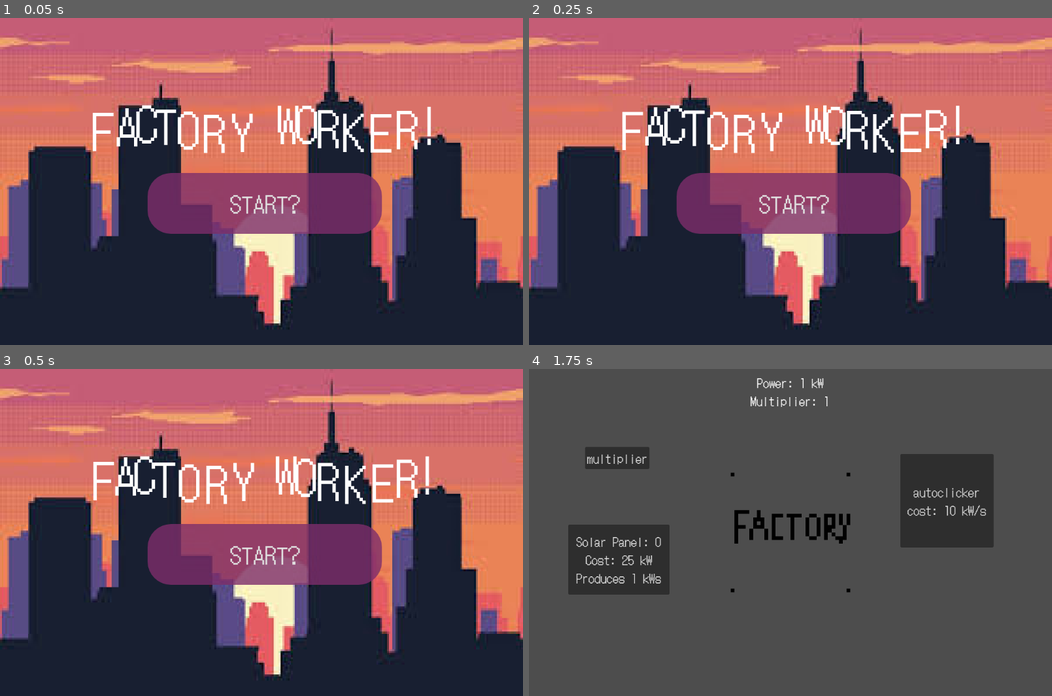
Above: before the commit, frames 1-4 (two rows, left to right).
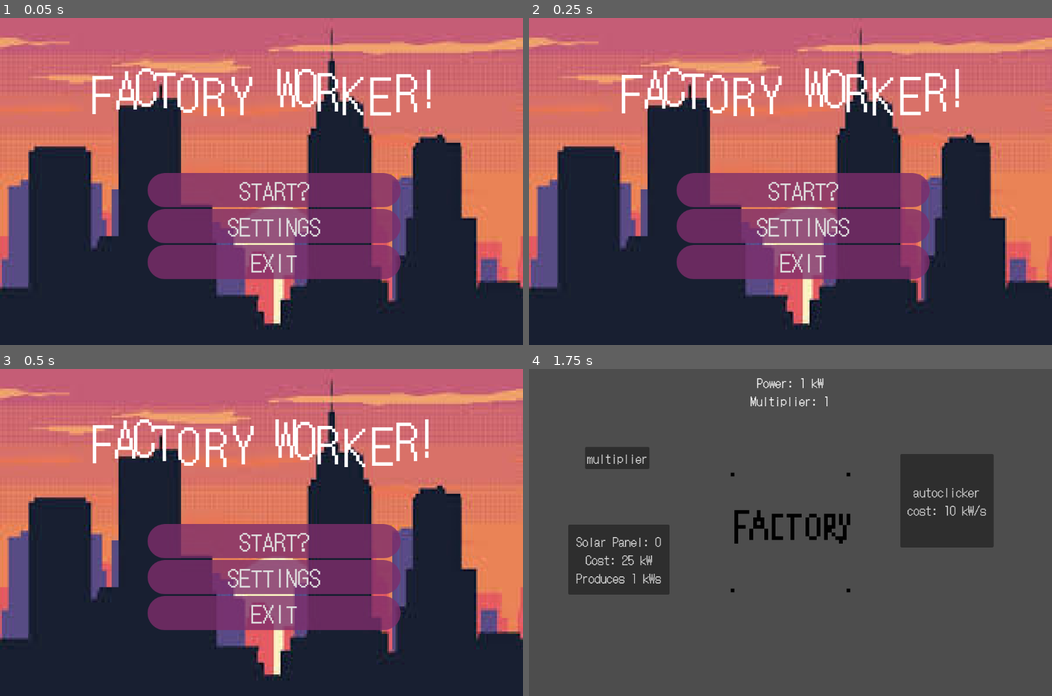
Above: after the commit, the same moments.

Repository: chu0029/SusGame
Game: Godot game, scene res://scenes/menu_start.tscn
The game is run twice, just before and just after one commit, with the same random seed, the same clock (stepped at 60 frames per second) and the same inputs.
Inputs (mouse positions are in pixels of both pictures, inside the frame that each line leads up to):
- Up to frame 1 (0.05 s): no input
- Up to frame 2 (0.25 s): no input
- Up to frame 3 (0.5 s): no input
- Up to frame 4 (1.75 s): click (800, 578) at 0.5 s, where only the run after the commit has a clickable "SETTINGS"; click (790, 532) at 1.25 s

The runs differ from the first frame. In frame 1, 13% of the frame differs, in the area x 17-83%, y 15-80%; in frame 2, 13%; in frame 3, 13%; in frame 4, nothing differs.
Error after the commit: Cannot call method 'change_scene_to_file' on a null value. (res://scripts/menu_start_script.gd:16)

Commit message:
tried to so menu stuuff

Diff:
--- a/scenes/menu_start.tscn
+++ b/scenes/menu_start.tscn
@@ -53,18 +53,39 @@
 grow_vertical = 2
 texture = ExtResource("2_4jmj5")
 
-[node name="Button" type="Button" parent="."]
+[node name="VBoxContainer" type="VBoxContainer" parent="."]
 layout_mode = 0
 offset_left = 316.0
 offset_top = 332.0
-offset_right = 818.0
-offset_bottom = 462.0
+offset_right = 858.0
+offset_bottom = 641.0
+
+[node name="start" type="Button" parent="VBoxContainer"]
+layout_mode = 2
 theme_override_fonts/font = ExtResource("3_phe8i")
 theme_override_font_sizes/font_size = 50
 theme_override_styles/hover = SubResource("StyleBoxFlat_tc6ix")
 theme_override_styles/pressed = SubResource("StyleBoxFlat_phe8i")
 theme_override_styles/normal = SubResource("StyleBoxFlat_4jmj5")
 text = "START?"
+
+[node name="settings" type="Button" parent="VBoxContainer"]
+layout_mode = 2
+theme_override_fonts/font = ExtResource("3_phe8i")
+theme_override_font_sizes/font_size = 50
+theme_override_styles/hover = SubResource("StyleBoxFlat_tc6ix")
+theme_override_styles/pressed = SubResource("StyleBoxFlat_phe8i")
+theme_override_styles/normal = SubResource("StyleBoxFlat_4jmj5")
+text = "SETTINGS"
+
+[node name="exit" type="Button" parent="VBoxContainer"]
+layout_mode = 2
+theme_override_fonts/font = ExtResource("3_phe8i")
+theme_override_font_sizes/font_size = 50
+theme_override_styles/hover = SubResource("StyleBoxFlat_tc6ix")
+theme_override_styles/pressed = SubResource("StyleBoxFlat_phe8i")
+theme_override_styles/normal = SubResource("StyleBoxFlat_4jmj5")
+text = "EXIT"
 
 [node name="RichTextLabel" type="RichTextLabel" parent="."]
 layout_mode = 1
@@ -73,10 +94,10 @@
 anchor_top = 0.5
 anchor_right = 0.5
 anchor_bottom = 0.5
-offset_left = -418.0
-offset_top = -195.0
-offset_right = 424.0
-offset_bottom = -39.0
+offset_left = -419.0
+offset_top = -274.0
+offset_right = 423.0
+offset_bottom = -118.0
 grow_horizontal = 2
 grow_vertical = 2
 theme_override_fonts/normal_font = ExtResource("3_phe8i")
@@ -90,4 +111,8 @@
 vertical_alignment = 1
 script = ExtResource("4_4jmj5")
 
-[connection signal="pressed" from="Button" to="." method="_on_button_pressed"]
+[connection signal="pressed" from="VBoxContainer/start" to="." method="_on_button_pressed"]
+[connection signal="pressed" from="VBoxContainer/settings" to="." method="_on_button_pressed"]
+[connection signal="pressed" from="VBoxContainer/settings" to="." method="_on_SETTINGS_pressed"]
+[connection signal="pressed" from="VBoxContainer/exit" to="." method="_on_button_pressed"]
+[connection signal="pressed" from="VBoxContainer/exit" to="." method="_on_exit_pressed"]
--- /dev/null
+++ b/scenes/settings_menu.tscn
@@ -0,0 +1,54 @@
+[gd_scene load_steps=3 format=3 uid="uid://bq0xsbmtovpmi"]
+
+[ext_resource type="Texture2D" uid="uid://0mbegryy0420" path="res://city pixal placeholder.jpg" id="1_05p07"]
+[ext_resource type="Script" uid="uid://bx0jdxb81hjsg" path="res://scripts/settings_menu.gd" id="1_cr101"]
+
+[node name="settings menu" type="Control"]
+layout_mode = 3
+anchors_preset = 15
+anchor_right = 1.0
+anchor_bottom = 1.0
+grow_horizontal = 2
+grow_vertical = 2
+script = ExtResource("1_cr101")
+
+[node name="TextureRect" type="TextureRect" parent="."]
+modulate = Color(0.674815, 0.674815, 0.674815, 1)
+self_modulate = Color(0.637843, 0.637843, 0.637843, 1)
+layout_mode = 1
+anchors_preset = 15
+anchor_right = 1.0
+anchor_bottom = 1.0
+grow_horizontal = 2
+grow_vertical = 2
+texture = ExtResource("1_05p07")
+
+[node name="VBoxContainer" type="VBoxContainer" parent="."]
+layout_mode = 0
+offset_left = 169.0
+offset_top = 311.0
+offset_right = 933.0
+offset_bottom = 503.0
+
+[node name="HSlider" type="HSlider" parent="VBoxContainer"]
+layout_mode = 2
+max_value = 1.5
+step = 0.001
+rounded = true
+
+[node name="Button" type="Button" parent="."]
+layout_mode = 1
+anchors_preset = 7
+anchor_left = 0.5
+anchor_top = 1.0
+anchor_right = 0.5
+anchor_bottom = 1.0
+offset_left = -126.0
+offset_top = -155.0
+offset_right = 126.0
+offset_bottom = -80.0
+grow_horizontal = 2
+grow_vertical = 0
+text = "BACK"
+
+[connection signal="pressed" from="Button" to="." method="_on_button_pressed"]
--- a/scripts/menu_start_script.gd
+++ b/scripts/menu_start_script.gd
@@ -9,3 +9,12 @@
 
 func _on_button_pressed() -> void:
 	get_tree().change_scene_to_file("res://scenes/gametest.tscn")
+
+
+
+func _on_SETTINGS_pressed() -> void:
+	get_tree().change_scene_to_file("res://scenes/settings_menu.tscn")
+
+
+func _on_exit_pressed() -> void:
+	get_tree().quit()
--- /dev/null
+++ b/scripts/settings_menu.gd
@@ -0,0 +1,7 @@
+extends Control
+
+
+
+
+func _on_button_pressed() -> void:
+	get_tree().change_scene_to_file("res://scenes/menu_start.tscn")
Not shown, added: scripts/settings_menu.gd.uid
